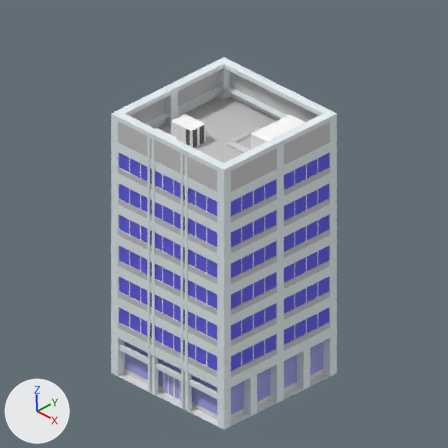
Renders of the Blender file img/blend/office2.blend from each side of a commit.
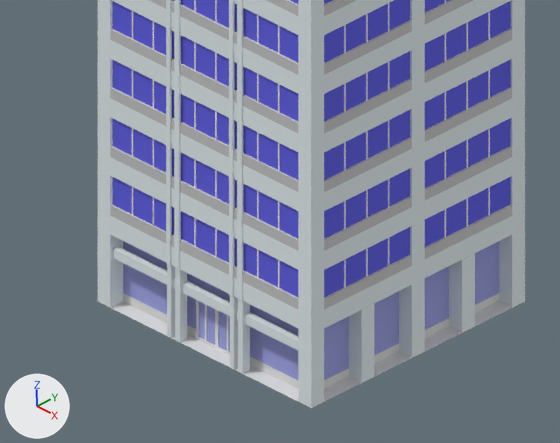
Each version is shown from the file's camera 'CAMERA', then close up on the part from 13% to 79% of the width and 48% to 100% of the height. Every picture has the same lights, and +X, +Y and +Z are marked at lower left.
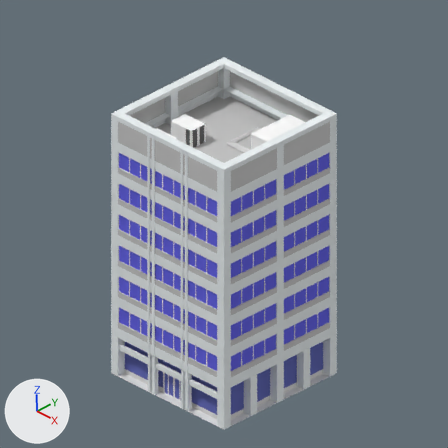
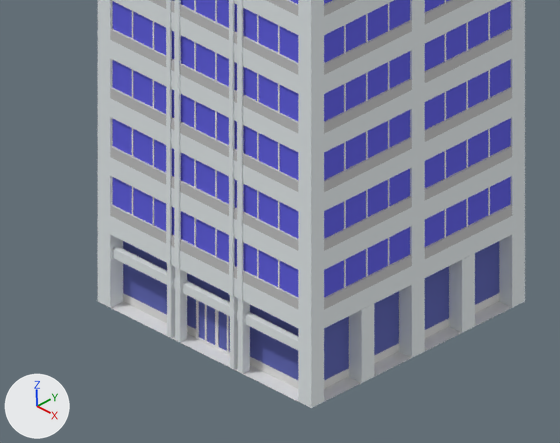
Location of each change, (x1, y1, x2, y2) in pixels of the close-ups (560 x 443 px):
'Plane.021', recoloured
    both: (324, 241, 499, 382)
'Plane.017', recoloured
    both: (123, 241, 298, 382)

The edits, one by one:
Material 'Material.003' (mat_material_003) changes colour from blue #a4a9e7 to blue #676eb9; in linear values from (0.372, 0.396, 0.8) to (0.135, 0.155, 0.487).
